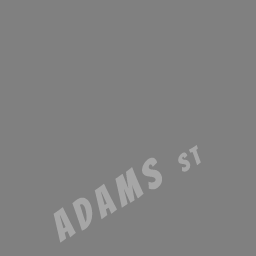
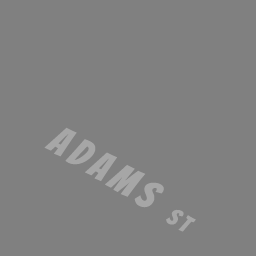
Two versions of the same layered image (w=256, h=256). Layer-by-layer changes:
added layer "ADAMS ST" (30%) above "Layer 0" over (44, 127, 196, 232)
renamed "ADAMS ST" to "Layer 0", hid it, opacity 30% → 100%, painted on it over (44, 127, 201, 243)
